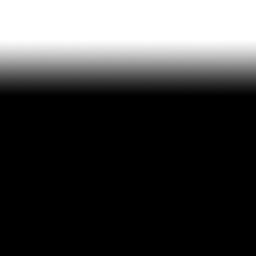
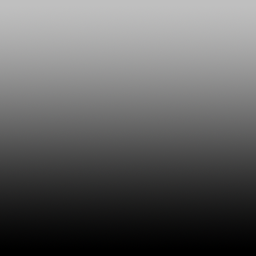
Layers edited between the first and the second (256, 256) image:
added layer "Layer 1" above "Background copy" over [0,0,256,245]
hid "Background copy" over [0,0,256,245]
